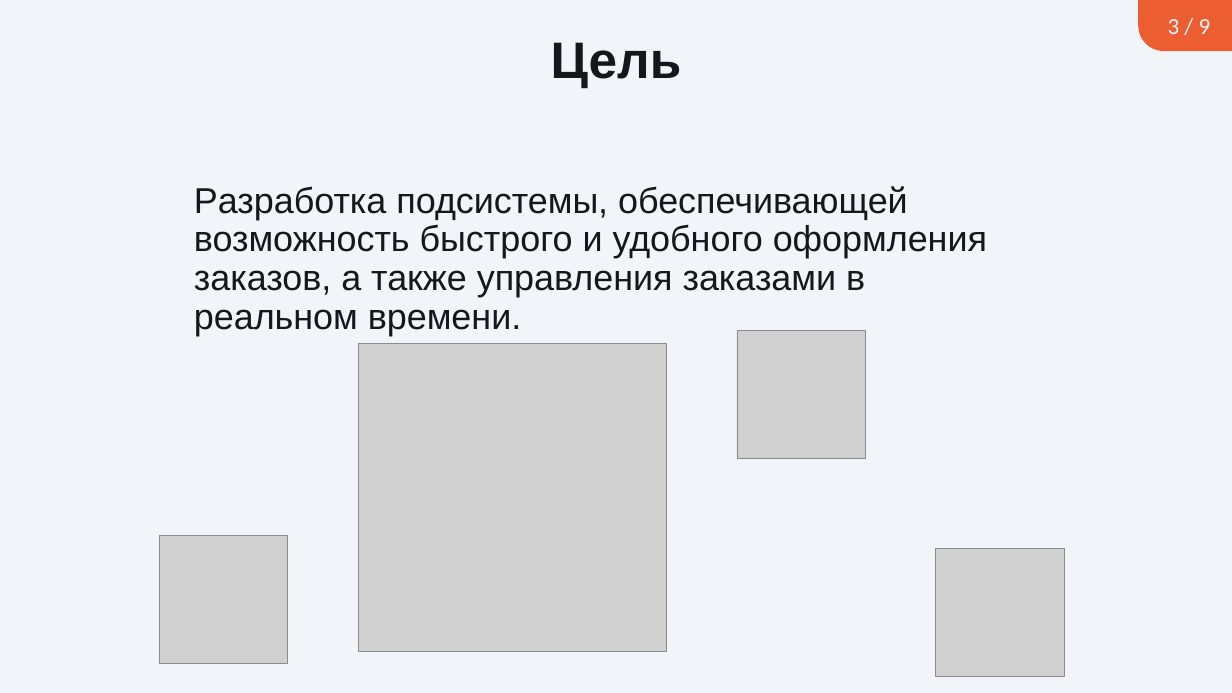
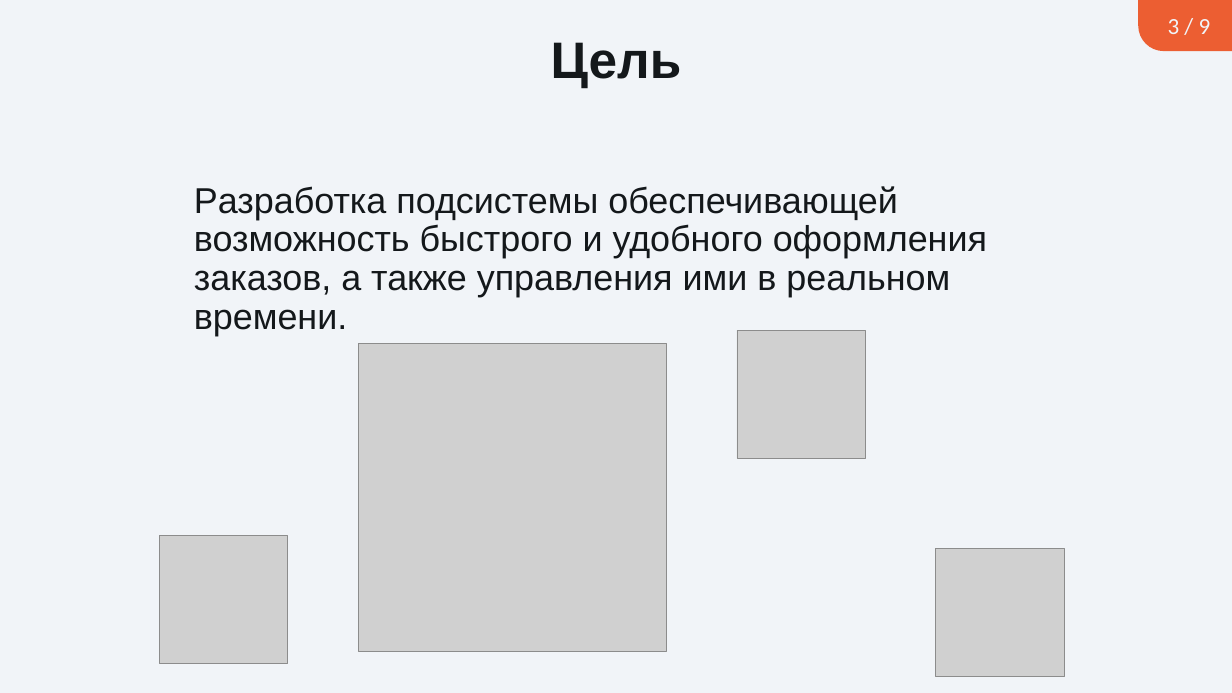
Before and after one commit to SullenPomorProject/CourseProject, a slide deck: slide 3 of КП Презентация Абрамов.pptx. Drawn at 1232x693 pixels with LibreOffice and Linux fonts; fonts in the diff are those of the drawing; grey boxes stand for pictures. Boxes give left, top, right and bottom in pixels: in the first picture for what was removed or moved away, otherwise in the second. Text is boxed around its words. In the diff, an @@ line names an element or a change of style, - is before the commit and + after.

```diff
--- a/КП Презентация Абрамов.pptx
+++ b/КП Презентация Абрамов.pptx
@@ text at [194,186,987,336]: text changed @@
-Разработка подсистемы, обеспечивающей возможность быстрого и удобного оформления заказов, а также управления заказами в реальном времени.
+Разработка подсистемы обеспечивающей возможность быстрого и удобного оформления заказов, а также управления ими в реальном времени.
```
Also in this commit, not shown: 6 other files.
